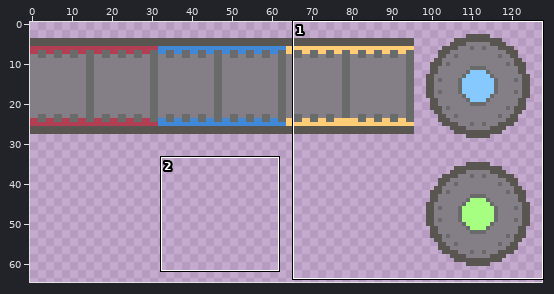
Edited in one commit: pixel-art file (Assets/Art/Conveyors.ase). The first picture is a wide view before the edit; the outline marks the close-up.
Close-up. Earlier state:
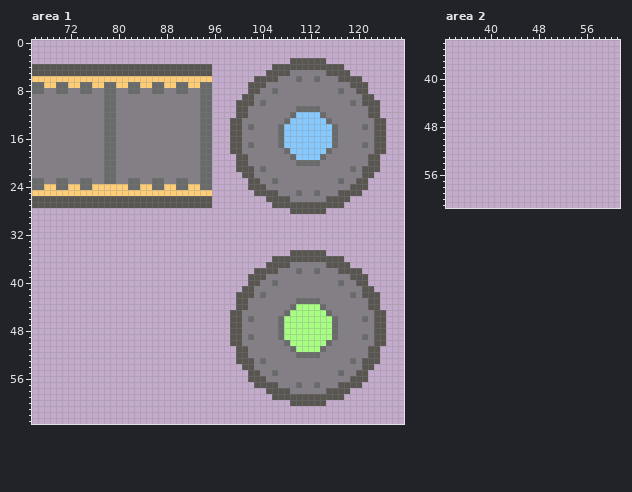
128x128 pixels, 1 frame. Shown: area 1: x 66..127, y 0..63; area 2: x 33..61, y 34..61. The wide view leaves out empty margins.
After:
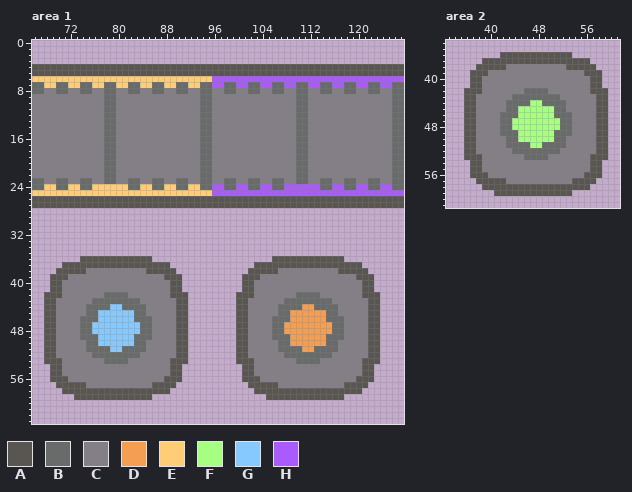
Palette (. is transparent): A #595652  B #696a6a  C #847e87  D #f39e53  E #ffcd75  F #a7ff81  G #86c9ff  H #aa5bfc
The edit:
--- area 1
@@ x 94..127 @@
  2 ..................................
- 3 ...............AAAAAA.............
- 4 AA..........AAAAAAAAAAAA..........
- 5 AA.........AAAACCCCCCAAAA.........
- 6 EE.......AAAACCCBCCBCCCAAAA.......
- 7 BB......AAACCCCCCCCCCCCCCAAA......
- 8 BB......AACCBCCCCCCCCCCBCCAA......
- 9 BB.....AACCCCCCCCCCCCCCCCCCAA.....
-10 BB....AAACBCCCCCCCCCCCCCCBCAAA....
-11 BB....AACCCCCCCCBBBBCCCCCCCCAA....
-12 BB....AACCCCCCCBGGGGBCCCCCCCAA....
-13 BB...AACCCCCCCBGGGGGGBCCCCCCCAA...
-14 BB...AACBCCCCBGGGGGGGGBCCCCBCAA...
-15 BB...AACCCCCCBGGGGGGGGBCCCCCCAA...
-16 BB...AACCCCCCBGGGGGGGGBCCCCCCAA...
-17 BB...AACBCCCCBGGGGGGGGBCCCCBCAA...
-18 BB...AACCCCCCCBGGGGGGBCCCCCCCAA...
-19 BB....AACCCCCCCBGGGGBCCCCCCCAA....
-20 BB....AACCCCCCCCBBBBCCCCCCCCAA....
-21 BB....AAACBCCCCCCCCCCCCCCBCAAA....
-22 BB.....AACCCCCCCCCCCCCCCCCCAA.....
-23 BB......AACCBCCCCCCCCCCBCCAA......
-24 BB......AAACCCCCCCCCCCCCCAAA......
-25 EE.......AAAACCCBCCBCCCAAAA.......
-26 AA.........AAAACCCCCCAAAA.........
-27 AA..........AAAAAAAAAAAA..........
-28 ...............AAAAAA.............
+ 3 ..................................
+ 4 AAAAAAAAAAAAAAAAAAAAAAAAAAAAAAAAAA
+ 5 AAAAAAAAAAAAAAAAAAAAAAAAAAAAAAAAAA
+ 6 EEHHHHHHHHHHHHHHHHHHHHHHHHHHHHHHHH
+ 7 BBHHBBHHBBHHBBHHBBHHBBHHBBHHBBHHBB
+ 8 BBCCBBCCBBCCBBCCBBCCBBCCBBCCBBCCBB
+ 9 BBCCCCCCCCCCCCCCBBCCCCCCCCCCCCCCBB
+10 BBCCCCCCCCCCCCCCBBCCCCCCCCCCCCCCBB
+11 BBCCCCCCCCCCCCCCBBCCCCCCCCCCCCCCBB
+12 BBCCCCCCCCCCCCCCBBCCCCCCCCCCCCCCBB
+13 BBCCCCCCCCCCCCCCBBCCCCCCCCCCCCCCBB
+14 BBCCCCCCCCCCCCCCBBCCCCCCCCCCCCCCBB
+15 BBCCCCCCCCCCCCCCBBCCCCCCCCCCCCCCBB
+16 BBCCCCCCCCCCCCCCBBCCCCCCCCCCCCCCBB
+17 BBCCCCCCCCCCCCCCBBCCCCCCCCCCCCCCBB
+18 BBCCCCCCCCCCCCCCBBCCCCCCCCCCCCCCBB
+19 BBCCCCCCCCCCCCCCBBCCCCCCCCCCCCCCBB
+20 BBCCCCCCCCCCCCCCBBCCCCCCCCCCCCCCBB
+21 BBCCCCCCCCCCCCCCBBCCCCCCCCCCCCCCBB
+22 BBCCCCCCCCCCCCCCBBCCCCCCCCCCCCCCBB
+23 BBCCBBCCBBCCBBCCBBCCBBCCBBCCBBCCBB
+24 BBHHBBHHBBHHBBHHHHHHBBHHBBHHBBHHBB
+25 EEHHHHHHHHHHHHHHHHHHHHHHHHHHHHHHHH
+26 AAAAAAAAAAAAAAAAAAAAAAAAAAAAAAAAAA
+27 AAAAAAAAAAAAAAAAAAAAAAAAAAAAAAAAAA
+28 ..................................
 29 ..................................
@@ x 66..127 @@
 34 ..............................................................
-35 ...........................................AAAAAA.............
-36 ........................................AAAAAAAAAAAA..........
-37 .......................................AAAACCCCCCAAAA.........
-38 .....................................AAAACCCBCCBCCCAAAA.......
-39 ....................................AAACCCCCCCCCCCCCCAAA......
-40 ....................................AACCBCCCCCCCCCCBCCAA......
-41 ...................................AACCCCCCCCCCCCCCCCCCAA.....
-42 ..................................AAACBCCCCCCCCCCCCCCBCAAA....
-43 ..................................AACCCCCCCCBBBBCCCCCCCCAA....
-44 ..................................AACCCCCCCBFFFFBCCCCCCCAA....
-45 .................................AACCCCCCCBFFFFFFBCCCCCCCAA...
-46 .................................AACBCCCCBFFFFFFFFBCCCCBCAA...
-47 .................................AACCCCCCBFFFFFFFFBCCCCCCAA...
-48 .................................AACCCCCCBFFFFFFFFBCCCCCCAA...
-49 .................................AACBCCCCBFFFFFFFFBCCCCBCAA...
-50 .................................AACCCCCCCBFFFFFFBCCCCCCCAA...
-51 ..................................AACCCCCCCBFFFFBCCCCCCCAA....
-52 ..................................AACCCCCCCCBBBBCCCCCCCCAA....
-53 ..................................AAACBCCCCCCCCCCCCCCBCAAA....
-54 ...................................AACCCCCCCCCCCCCCCCCCAA.....
-55 ....................................AACCBCCCCCCCCCCBCCAA......
-56 ....................................AAACCCCCCCCCCCCCCAAA......
-57 .....................................AAAACCCBCCBCCCAAAA.......
-58 .......................................AAAACCCCCCAAAA.........
-59 ........................................AAAAAAAAAAAA..........
-60 ...........................................AAAAAA.............
+35 ..............................................................
+36 ........AAAAAAAAAAAA....................AAAAAAAAAAAA..........
+37 .....AAAAAAAAAAAAAAAAAA..............AAAAAAAAAAAAAAAAAA.......
+38 ....AAAAACCCCCCCCCCAAAAA............AAAAACCCCCCCCCCAAAAA......
+39 ...AAACCCCCCCCCCCCCCCCAAA..........AAACCCCCCCCCCCCCCCCAAA.....
+40 ...AACCCCCCCCCCCCCCCCCCAA..........AACCCCCCCCCCCCCCCCCCAA.....
+41 ...AACCCCCCCCCCCCCCCCCCAA..........AACCCCCCCCCCCCCCCCCCAA.....
+42 ..AAACCCCCCCBBBBCCCCCCCAAA........AAACCCCCCCBBBBCCCCCCCAAA....
+43 ..AACCCCCCBBBBBBBBCCCCCCAA........AACCCCCCBBBBBBBBCCCCCCAA....
+44 ..AACCCCCBBBBGGBBBBCCCCCAA........AACCCCCBBBBDDBBBBCCCCCAA....
+45 ..AACCCCCBBGGGGGGBBCCCCCAA........AACCCCCBBDDDDDDBBCCCCCAA....
+46 ..AACCCCBBBGGGGGGBBBCCCCAA........AACCCCBBBDDDDDDBBBCCCCAA....
+47 ..AACCCCBBGGGGGGGGBBCCCCAA........AACCCCBBDDDDDDDDBBCCCCAA....
+48 ..AACCCCBBGGGGGGGGBBCCCCAA........AACCCCBBDDDDDDDDBBCCCCAA....
+49 ..AACCCCBBBGGGGGGBBBCCCCAA........AACCCCBBBDDDDDDBBBCCCCAA....
+50 ..AACCCCCBBGGGGGGBBCCCCCAA........AACCCCCBBDDDDDDBBCCCCCAA....
+51 ..AACCCCCBBBBGGBBBBCCCCCAA........AACCCCCBBBBDDBBBBCCCCCAA....
+52 ..AACCCCCCBBBBBBBBCCCCCCAA........AACCCCCCBBBBBBBBCCCCCCAA....
+53 ..AAACCCCCCCBBBBCCCCCCCAAA........AAACCCCCCCBBBBCCCCCCCAAA....
+54 ...AACCCCCCCCCCCCCCCCCCAA..........AACCCCCCCCCCCCCCCCCCAA.....
+55 ...AACCCCCCCCCCCCCCCCCCAA..........AACCCCCCCCCCCCCCCCCCAA.....
+56 ...AAACCCCCCCCCCCCCCCCAAA..........AAACCCCCCCCCCCCCCCCAAA.....
+57 ....AAAAACCCCCCCCCCCAAAA............AAAAACCCCCCCCCCCAAAA......
+58 .....AAAAAAAAAAAAAAAAAA..............AAAAAAAAAAAAAAAAAA.......
+59 .......AAAAAAAAAAAAA...................AAAAAAAAAAAAA..........
+60 ..............................................................
 61 ..............................................................
--- area 2
@@ x 33..61 @@
 35 .............................
-36 .............................
-37 .............................
-38 .............................
-39 .............................
-40 .............................
-41 .............................
-42 .............................
-43 .............................
-44 .............................
-45 .............................
-46 .............................
-47 .............................
-48 .............................
-49 .............................
-50 .............................
-51 .............................
-52 .............................
-53 .............................
-54 .............................
-55 .............................
-56 .............................
-57 .............................
-58 .............................
-59 .............................
+36 .........AAAAAAAAAAAA........
+37 ......AAAAAAAAAAAAAAAAAA.....
+38 .....AAAAACCCCCCCCCCAAAAA....
+39 ....AAACCCCCCCCCCCCCCCCAAA...
+40 ....AACCCCCCCCCCCCCCCCCCAA...
+41 ....AACCCCCCCCCCCCCCCCCCAA...
+42 ...AAACCCCCCCBBBBCCCCCCCAAA..
+43 ...AACCCCCCBBBBBBBBCCCCCCAA..
+44 ...AACCCCCBBBBFFBBBBCCCCCAA..
+45 ...AACCCCCBBFFFFFFBBCCCCCAA..
+46 ...AACCCCBBBFFFFFFBBBCCCCAA..
+47 ...AACCCCBBFFFFFFFFBBCCCCAA..
+48 ...AACCCCBBFFFFFFFFBBCCCCAA..
+49 ...AACCCCBBBFFFFFFBBBCCCCAA..
+50 ...AACCCCCBBFFFFFFBBCCCCCAA..
+51 ...AACCCCCBBBBFFBBBBCCCCCAA..
+52 ...AACCCCCCBBBBBBBBCCCCCCAA..
+53 ...AAACCCCCCCBBBBCCCCCCCAAA..
+54 ....AACCCCCCCCCCCCCCCCCCAA...
+55 ....AACCCCCCCCCCCCCCCCCCAA...
+56 ....AAACCCCCCCCCCCCCCCCAAA...
+57 .....AAAAACCCCCCCCCCCAAAA....
+58 ......AAAAAAAAAAAAAAAAAA.....
+59 ........AAAAAAAAAAAAA........
 60 .............................
Changed places in both close-ups, as pixel boxes (x1, y1, x2, y2):
changed: (212, 58, 404, 214)
changed: (230, 250, 386, 406)
added: (44, 256, 188, 400)
added: (464, 52, 608, 196)
